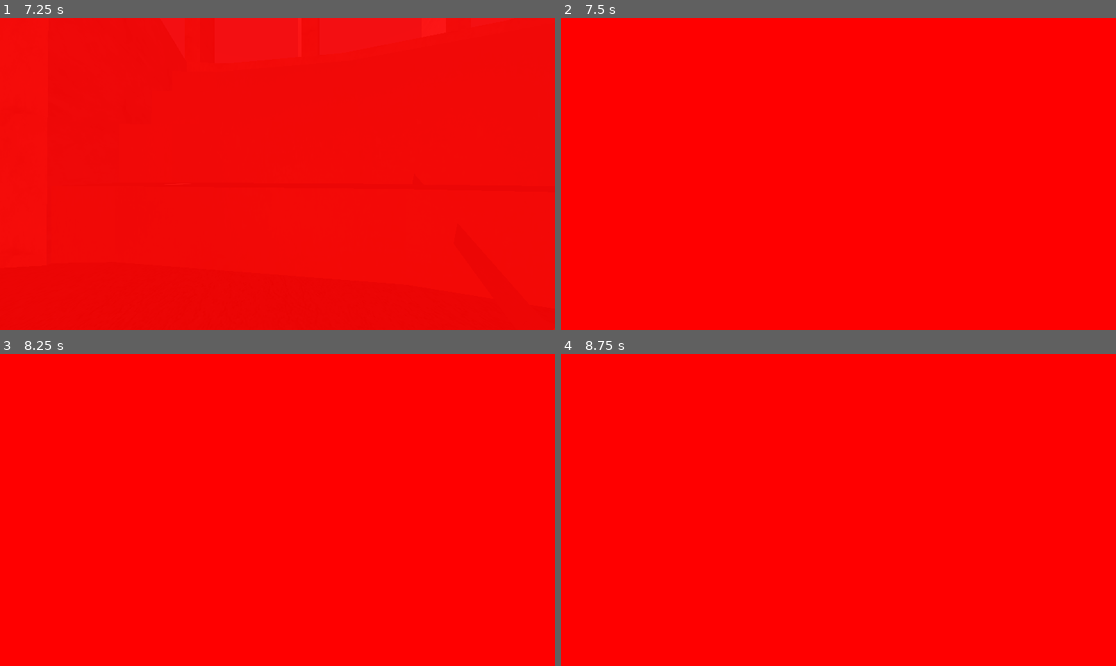
Above: before the commit, frames 1-4 (two rows, left to right).
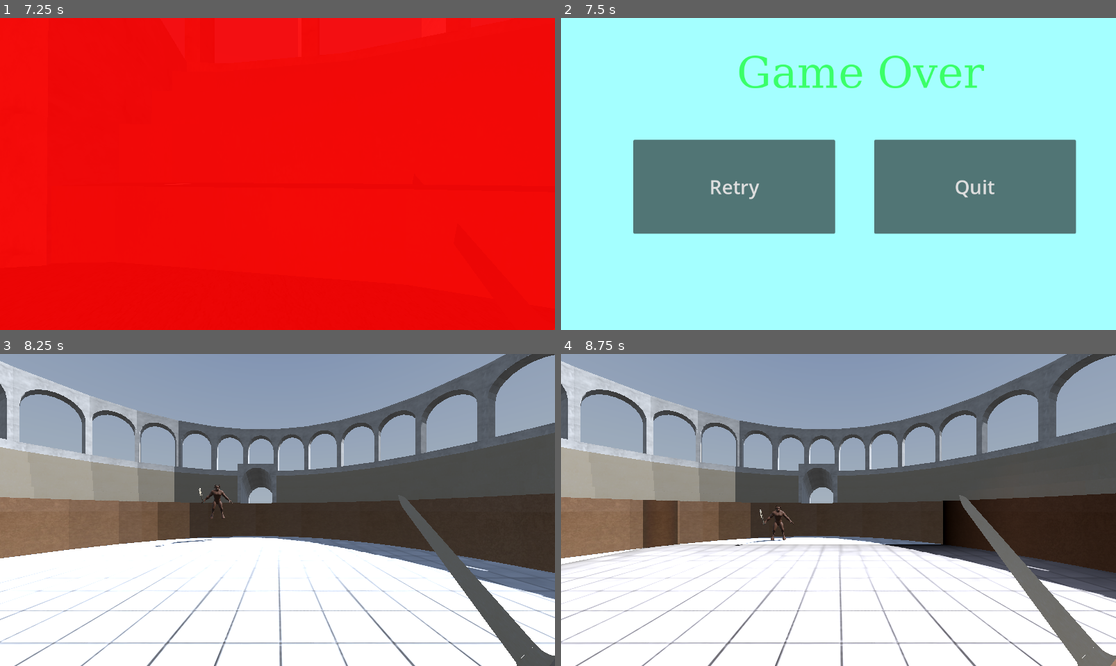
Above: after the commit, the same moments.

Repository: martinsi26/3DGameDesign
Game: Godot game, scene res://Scenes/Sandbox.tscn
Two runs of this game, one before a commit and one after it. Both use one fixed random seed, a clock stepped at 60 frames per second and the inputs below. A sky picture missing from this copy of the repository is replaced by a grey-blue gradient.
Inputs (mouse positions are in pixels of both pictures, inside the frame that each line leads up to):
- Up to frame 1 (7.25 s): move the mouse to (305, 174) at 0.52 s; hold W (move_forward) 0.53-5.78 s; tap L (take_dmg) at 0.6, 1.55, 2.3, 3.05, 3.6, 4.35, 5.3, 6.05, 6.8 s; tap Space (jump) at 0.77, 1.52, 3.02, 3.77, 4.52, 6.02, 6.5, 6.77 s; move the mouse to (249, 174) at 1.27 s; tap Ctrl (crouch) at 1.35 s; move the mouse to (288, 167) at 2.02 s; tap Q (lock) at 2.1, 5.85 s; move the mouse to (271, 180) at 2.77 s; tap Shift (sprint) at 2.85 s; move the mouse to (316, 177) at 3.52 s; move the mouse to (233, 170) at 4.27 s; move the mouse to (283, 174) at 5.02 s; hold Ctrl (crouch) 5.03-5.78 s; tap Enter at 5.75 s; move the mouse to (255, 167) at 5.77 s; hold D (move_right) 5.78-6.53 s; move the mouse to (305, 174) at 6.52 s; hold W (move_forward) from 6.53 s (still down); hold Shift (sprint) from 6.53 s (still down)
- Up to frame 2 (7.5 s): keep holding W (move_forward); tap Enter at 7.25 s; move the mouse to (810, 174) at 7.27 s; release Shift (sprint) at 7.28 s; tap L (take_dmg) at 7.35 s
- Up to frame 3 (8.25 s): tap Space (jump) at 7.52 s; release W (move_forward) at 8 s; click (172, 522) at 8 s, where only the run after the commit has a clickable "Retry"
- Up to frame 4 (8.75 s): no input

Frame 1 is identical in both runs. In frame 2, 100% of the frame differs, in the area x 0-100%, y 0-100%; in frame 3, 100%; in frame 4, 100%.

Commit message:
GameOver Screen

Diff:
--- /dev/null
+++ b/3dgamedesign/Scenes/MiscScenes/GameOver.tscn
@@ -0,0 +1,71 @@
+[gd_scene load_steps=4 format=3 uid="uid://18dioghx6wh6"]
+
+[ext_resource type="Script" path="res://Scripts/MiscScripts/GameOver.gd" id="1_d7p1k"]
+
+[sub_resource type="FontFile" id="FontFile_ef11c"]
+cache/0/90/0/ascent = 0.0
+cache/0/90/0/descent = 0.0
+cache/0/90/0/underline_position = 0.0
+cache/0/90/0/underline_thickness = 0.0
+cache/0/90/0/scale = 1.0
+cache/0/16/0/ascent = 0.0
+cache/0/16/0/descent = 0.0
+cache/0/16/0/underline_position = 0.0
+cache/0/16/0/underline_thickness = 0.0
+cache/0/16/0/scale = 1.0
+
+[sub_resource type="LabelSettings" id="LabelSettings_anftq"]
+font = SubResource("FontFile_ef11c")
+font_size = 90
+font_color = Color(0.227451, 1, 0.407843, 1)
+
+[node name="Control" type="Control"]
+layout_mode = 3
+anchors_preset = 15
+anchor_right = 1.0
+anchor_bottom = 1.0
+grow_horizontal = 2
+grow_vertical = 2
+script = ExtResource("1_d7p1k")
+
+[node name="ColorRect" type="ColorRect" parent="."]
+layout_mode = 1
+anchors_preset = -1
+anchor_right = 1.0
+anchor_bottom = 1.0
+color = Color(0.643137, 1, 1, 1)
+
+[node name="Label" type="Label" parent="."]
+layout_mode = 0
+offset_left = 365.0
+offset_top = 73.0
+offset_right = 811.0
+offset_bottom = 233.0
+text = "Game Over"
+label_settings = SubResource("LabelSettings_anftq")
+horizontal_alignment = 1
+
+[node name="VBoxContainer" type="VBoxContainer" parent="."]
+layout_mode = 0
+offset_right = 446.0
+offset_bottom = 255.0
+
+[node name="Quit" type="Button" parent="."]
+offset_left = 650.0
+offset_top = 253.0
+offset_right = 1069.0
+offset_bottom = 448.0
+theme_override_font_sizes/font_size = 40
+text = "Quit"
+
+[node name="Retry" type="Button" parent="."]
+layout_mode = 0
+offset_left = 150.0
+offset_top = 253.0
+offset_right = 569.0
+offset_bottom = 448.0
+theme_override_font_sizes/font_size = 40
+text = "Retry"
+
+[connection signal="pressed" from="Quit" to="." method="_on_quit_pressed"]
+[connection signal="pressed" from="Retry" to="." method="_on_retry_pressed"]
--- a/3dgamedesign/Scenes/Player/player.gd
+++ b/3dgamedesign/Scenes/Player/player.gd
@@ -31,6 +31,7 @@
 var regen_delay_timer = 3.0
 var regen_rate = 10.0
 var is_regenerating = false
+
 
 
 # This function handles user input and input events such as mouse movement
@@ -58,7 +59,7 @@
 func _input(event):
 	# we want to exit the game when player has pressed escape for debugging purposes
 	if Input.is_action_just_pressed("exit"): get_tree().quit()
-	if Input.is_action_just_pressed("take_dmg"): apply_damage(10) #NOTE: used to test whether damage works
+	if Input.is_action_just_pressed("take_dmg"): receive_damage(10) #NOTE: used to test whether damage works
 
 
 
@@ -191,16 +192,23 @@
 	$CameraController/Camera/ColorRect.color.a = hud_alpha
 	#print($CameraController/Camera/ColorRect.color.a)
 
-func apply_damage(amount):
+func receive_damage(amount):
 	current_health = max(0, float(current_health - amount))
 	print("current health:", current_health)
 	update_dmg_hud()
 
 	regen_delay_timer = 3.0
 	is_regenerating = false
+
+	if current_health == 0:
+		game_over()
 
 func regen_health(delta):
 	if regen_delay_timer <= 0 and current_health < max_health:
 		current_health = min(current_health + regen_rate * delta, max_health)
 		print("regen health: ", current_health)
 		update_dmg_hud()
+
+func game_over():
+	release_mouse()
+	get_tree().change_scene_to_file("res://Scenes/MiscScenes/GameOver.tscn")
--- /dev/null
+++ b/3dgamedesign/Scripts/MiscScripts/GameOver.gd
@@ -0,0 +1,20 @@
+extends Control
+
+
+# Called when the node enters the scene tree for the first time.
+func _ready() -> void:
+	pass # Replace with function body.
+
+
+# Called every frame. 'delta' is the elapsed time since the previous frame.
+func _process(delta: float) -> void:
+	pass
+
+
+
+func _on_quit_pressed() -> void:
+	get_tree().quit()
+
+
+func _on_retry_pressed() -> void:
+	get_tree().change_scene_to_file("res://Scenes/Sandbox.tscn")
